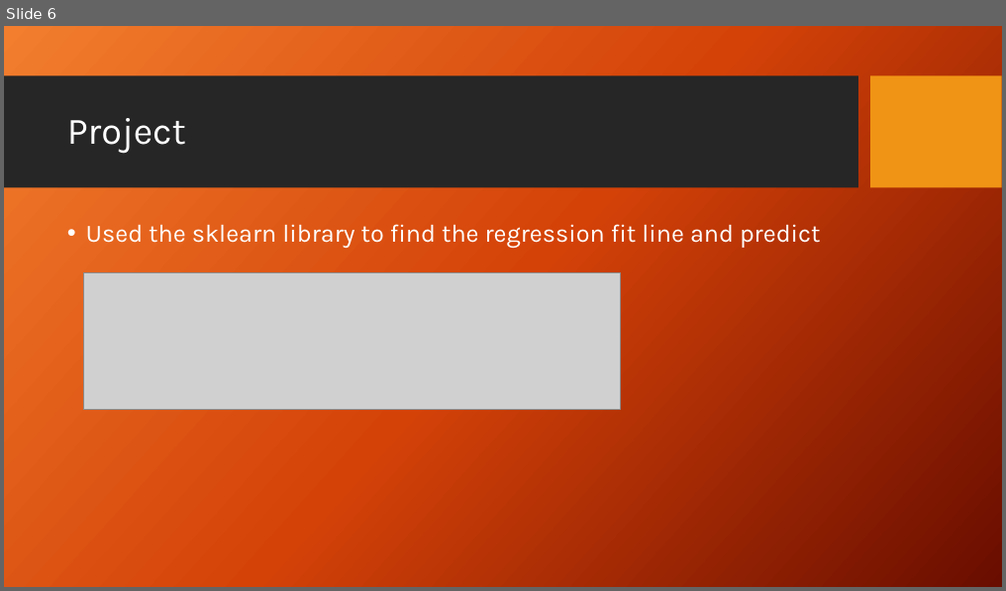
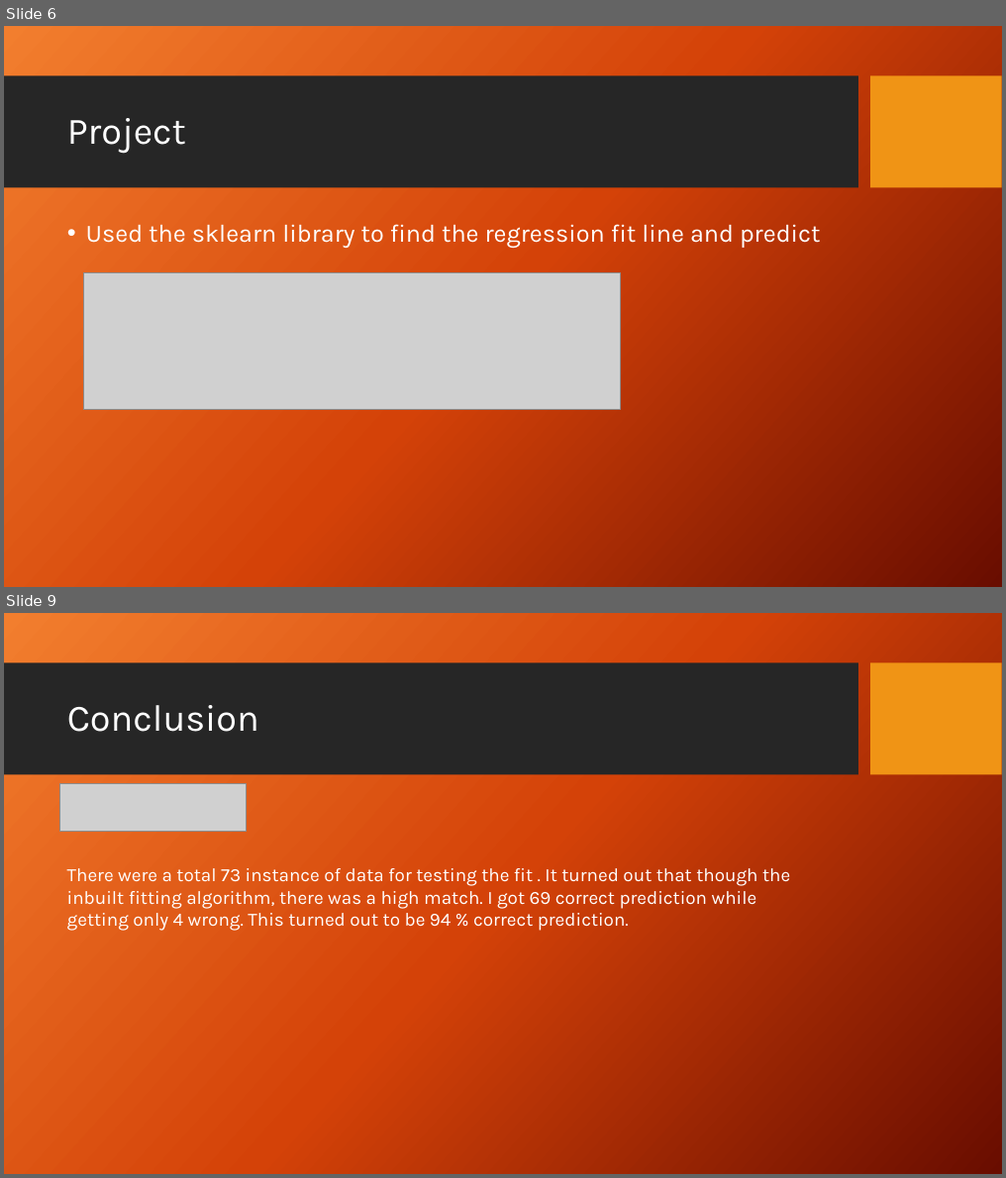
Before and after one commit to subhay389/Machine-Learning, a slide deck: MLproject/MLpresentation.pptx. Shown one above the other, each under a label of ours: slide 6 before the commit, slides 6 and 9 after it; the slides between them are not shown. The pictures are 1006x591 and 1006x1178 pixels, drawn with LibreOffice and Linux fonts; fonts in the diff are those of the drawing; grey boxes stand for pictures; background and template pictures are left out. Boxes give left, top, right and bottom in pixels: in the first picture for what was removed or moved away, otherwise in the second. Text is boxed around its words. In the diff, an @@ line names an element or a change of style, - is before the commit and + after.

```diff
--- a/MLproject/MLpresentation.pptx
+++ b/MLproject/MLpresentation.pptx
@@ slide 9 added at bbox=[4, 613, 1002, 1174], background picture (left out); not listed: 2 template elements that a slide beside it also shows @@
@@ title added at bbox=[67, 705, 259, 732], 36 pt, text #FFFFFF @@
+Conclusion
@@ picture added at bbox=[59, 783, 246, 832] @@
@@ text added at bbox=[67, 868, 790, 931], 18 pt, text #FFFFFF @@
+There were a total 73 instance of data for testing the fit . It turned out that though the inbuilt fitting algorithm, there was a high match. I got 69 correct prediction while getting only 4 wrong. This turned out to be 94 % correct prediction.
```
Also in this commit, not shown: 1 slide changed, 2 other slides added, 2 slides removed, 1 other file.
